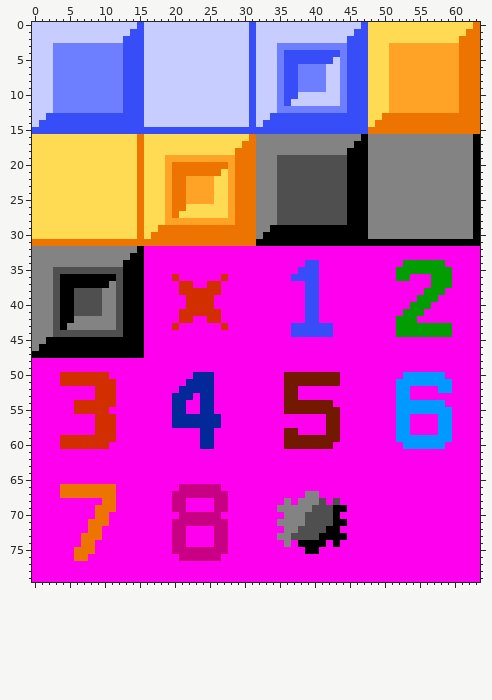
File history of a sprite sheet, minesweeper/src/gfx/tiles16.png. Above is the file before it was changed.
The file is 64x80 pixels.
The result:
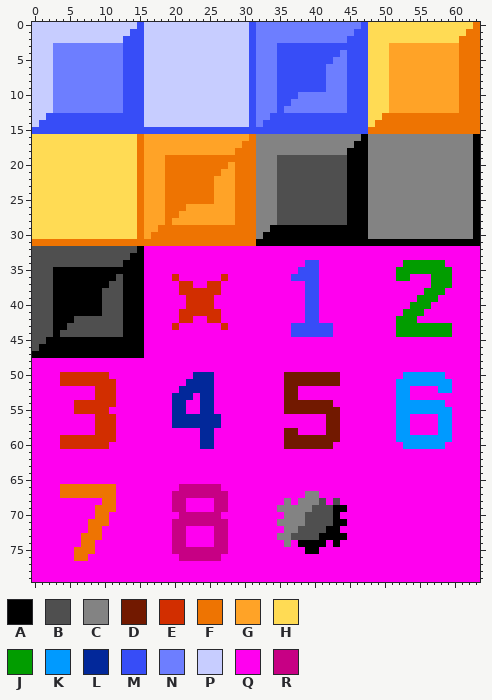
Palette (. is transparent): A #000000  B #4f4f4f  C #838383  D #721900  E #d22e00  F #ee7402  G #ffa327  H #ffdb54  J #029d00  K #009aff  L #02289a  M #374df7  N #6d7eff  P #c7cdff  Q #ff00ef  R #c70084
Difference:
Changed rows in their new state; - is an unchanged pixel.
first column x 0:
 0 --------------------------------NNNNNNNNNNNNNNN
 1 --------------------------------NNNNNNNNNNNNNN-
 2 --------------------------------NNNNNNNNNNNNN--
 3 --------------------------------NNNMMMMMMMMMM--
 4 --------------------------------NNNM-----------
 5 --------------------------------NNNM-------N---
 6 --------------------------------NNNM--MMMMNN---
 7 --------------------------------NNNM--MMMMNN---
 8 --------------------------------NNNM--MMMMNN---
 9 --------------------------------NNNM--MMMMNN---
10 --------------------------------NNNM--NNNNNN---
11 --------------------------------NNNM-NNNNNNN---
12 --------------------------------NNNM-----------
13 --------------------------------NN-------------
14 --------------------------------N--------------
16 ----------------GGGGGGGGGGGGGGG----------------
17 ----------------GGGGGGGGGGGGGG-----------------
18 ----------------GGGGGGGGGGGGG------------------
19 ----------------GGGFFFFFFFFFF------------------
20 ----------------GGGF---------------------------
21 ----------------GGGF-------G-------------------
22 ----------------GGGF--FFFFGG-------------------
23 ----------------GGGF--FFFFGG-------------------
24 ----------------GGGF--FFFFGG-------------------
25 ----------------GGGF--FFFFGG-------------------
26 ----------------GGGF--GGGGGG-------------------
27 ----------------GGGF-GGGGGGG-------------------
28 ----------------GGGF---------------------------
29 ----------------GG-----------------------------
30 ----------------G------------------------------
32 BBBBBBBBBBBBBBB--------------------------------
33 BBBBBBBBBBBBBB---------------------------------
34 BBBBBBBBBBBBB----------------------------------
35 BBBAAAAAAAAAA----------------------------------
36 BBBA-------------------------------------------
37 BBBA-------B-----------------------------------
38 BBBA--AAAABB-----------------------------------
39 BBBA--AAAABB-----------------------------------
40 BBBA--AAAABB-----------------------------------
41 BBBA--AAAABB-----------------------------------
42 BBBA--BBBBBB-----------------------------------
43 BBBA-BBBBBBB-----------------------------------
44 BBBA-------------------------------------------
45 BB---------------------------------------------
46 B----------------------------------------------
Where, in picture pixels (left, top, right, bottom), the same in both pictures:
changed: (32, 22, 361, 351)
